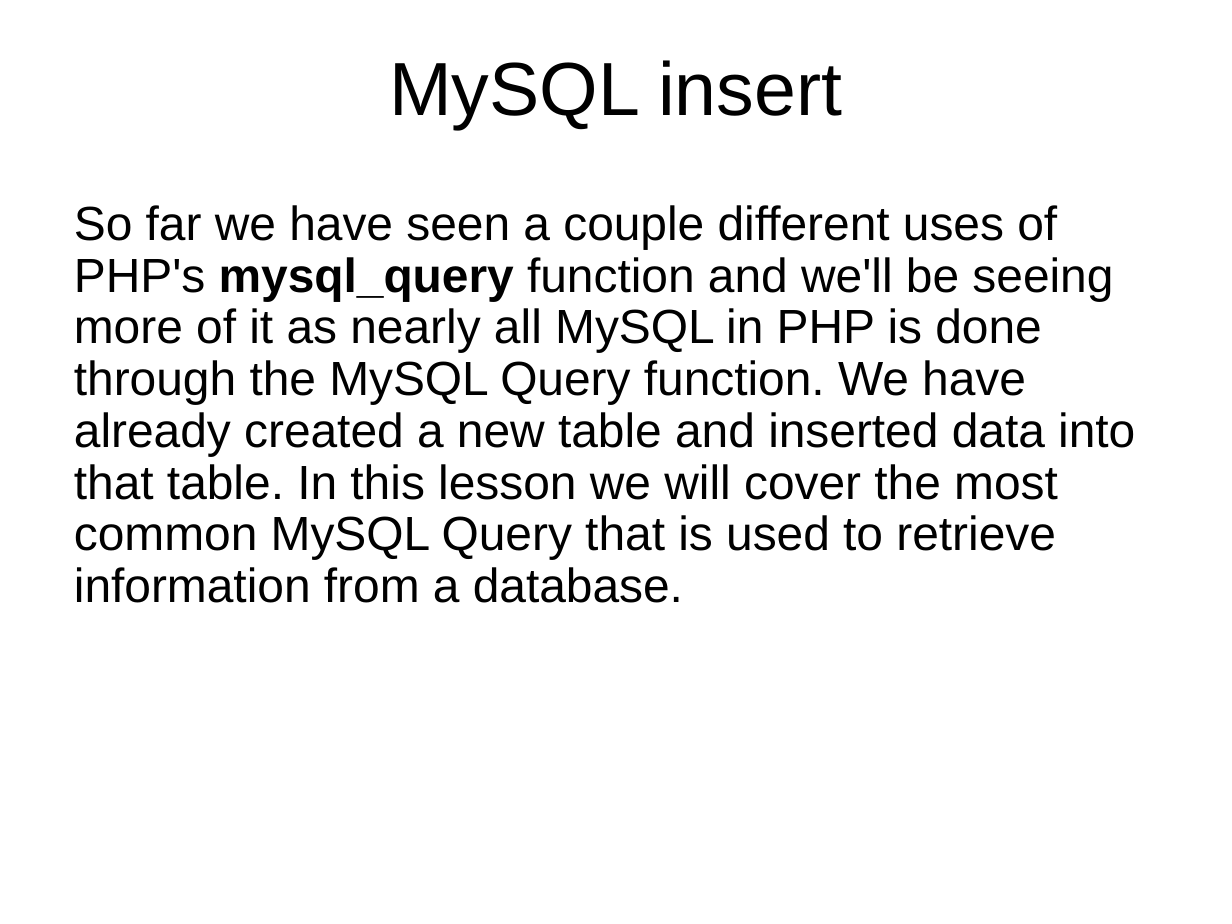
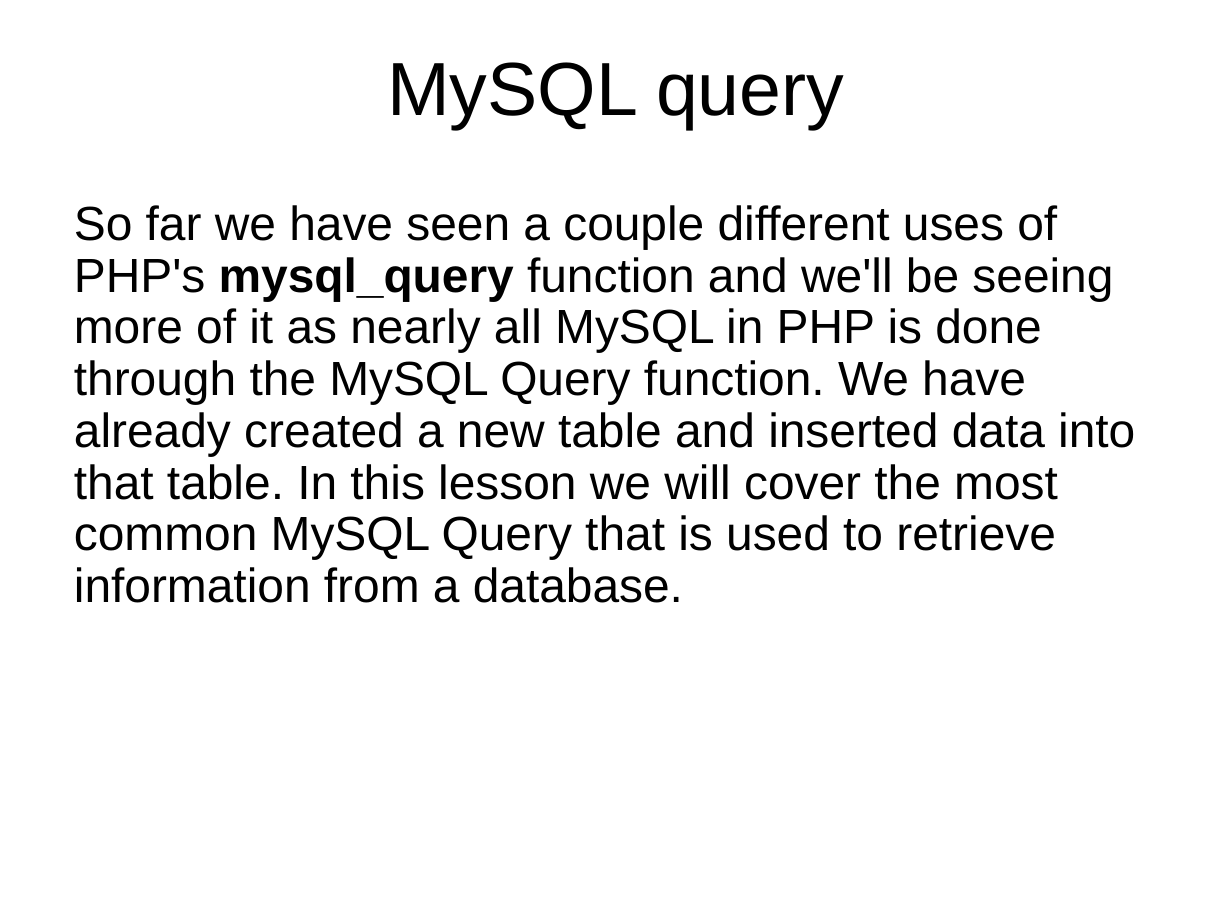
Before and after one commit to pingovn/pingo-webbasic-with-php, a slide deck: slide 47 of slides/Pingo - PHP Basics - Database - MySQL.pptx (slide 51 before the commit). Drawn at 1232x924 pixels with LibreOffice and Linux fonts; fonts in the diff are those of the drawing; background and template pictures are left out. Boxes give left, top, right and bottom in pixels: in the first picture for what was removed or moved away, otherwise in the second. Text is boxed around its words. In the diff, an @@ line names an element or a change of style, - is before the commit and + after.

```diff
--- a/slides/Pingo - PHP Basics - Database - MySQL.pptx
+++ b/slides/Pingo - PHP Basics - Database - MySQL.pptx
@@ title at (x1=387, y1=62, x2=844, y2=129): text changed @@
-MySQL insert
+MySQL query
```
Also in this commit, not shown: 7 other slides changed, 4 slides removed.
